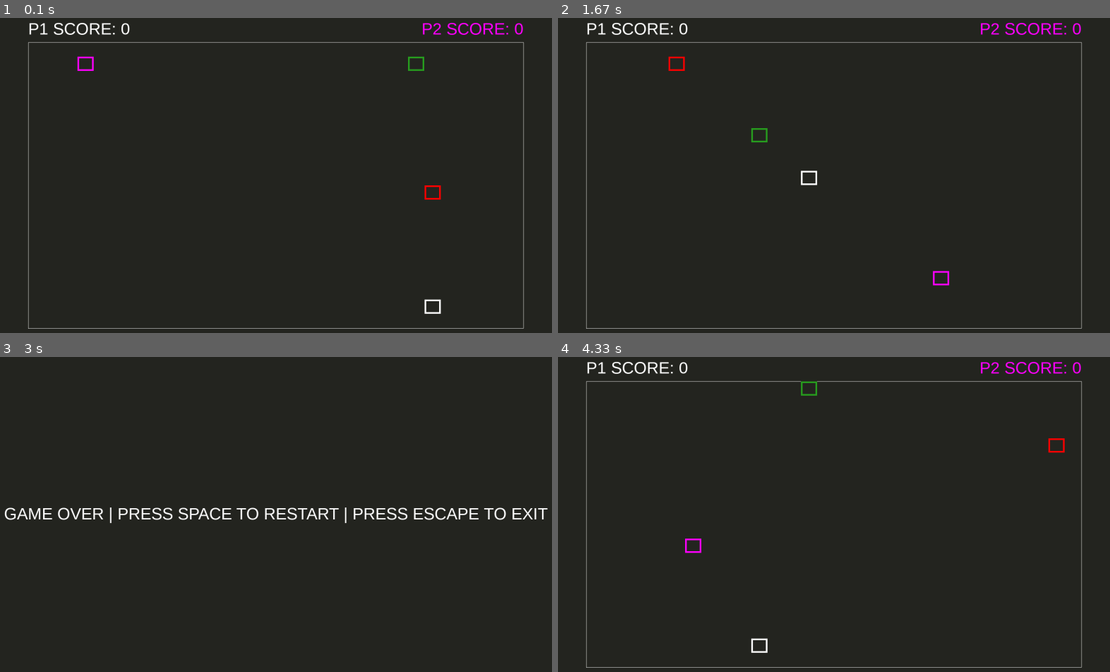
Above: before the commit, frames 1-4 (two rows, left to right).
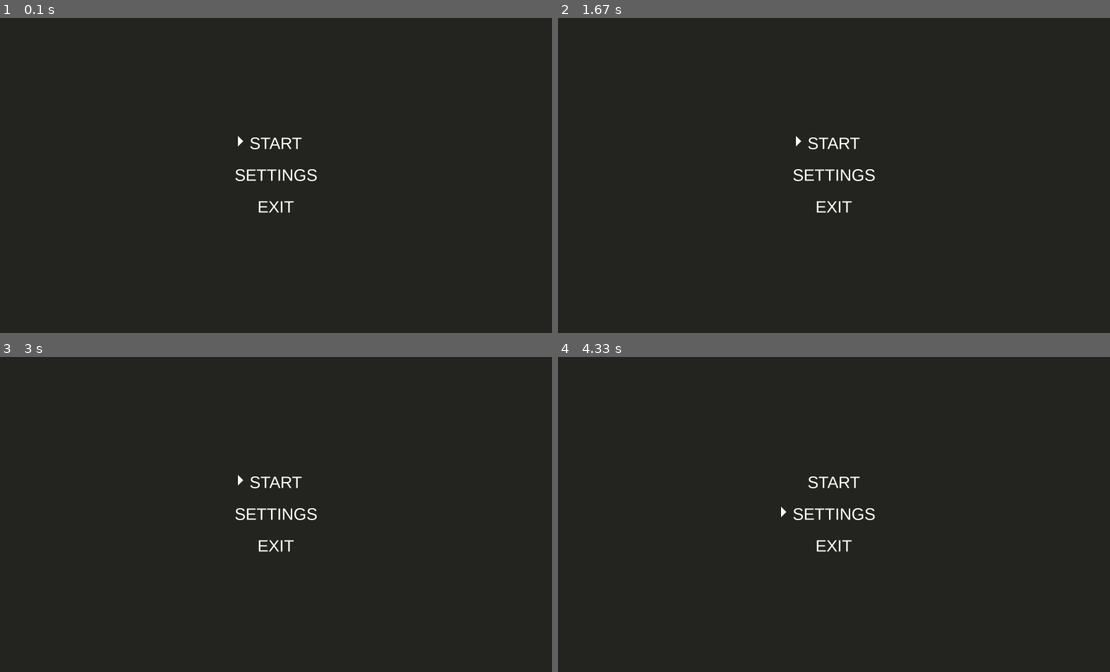
Above: after the commit, the same moments.

Repository: jorenchik/snake-pygame
Game: pygame game, started from index.py
Same seed, same stepped clock (60 frames per second), same inputs: the game is played once before the commit and once after it.
Inputs:
- Up to frame 1 (0.1 s): no input
- Up to frame 2 (1.67 s): tap Enter at 0.33 s; tap W at 0.67 s; tap Space at 1, 1.4 s; hold W from 1.33 s (still down)
- Up to frame 3 (3 s): tap Space at 1.7, 1.9, 2.23, 2.63 s; release W at 1.8 s; hold Down 1.83-2.13 s; hold S 1.83-2.13 s; hold Up 2.17-2.53 s; hold W 2.17-2.53 s; hold Down 2.57-2.93 s; hold S 2.57-2.93 s; hold Up from 2.97 s (still down); hold W from 2.97 s (still down)
- Up to frame 4 (4.33 s): tap Space at 3.03, 3.37, 3.7, 4.1 s; release Up at 3.27 s; release W at 3.27 s; hold Down 3.3-3.6 s; hold S 3.3-3.6 s; hold Up 3.63-4 s; hold W 3.63-4 s; hold Down from 4.03 s (still down); hold S from 4.03 s (still down)

The runs differ from the first frame. In frame 1, 2.0% of the frame differs, in the area x 5-95%, y 1-99%; in frame 2, 2.0%; in frame 3, 1.8%; in frame 4, 2.0%.

Commit message:
Menu implementation

Diff:
--- a/game.py
+++ b/game.py
@@ -84,6 +84,7 @@
         # Main fields
         self.gameOverFont = pg.font.SysFont(font, gameOverFontSize)
         self.scoreFont = pg.font.SysFont(font, scoreFontSize)
+        self.scoreFont = pg.font.SysFont(font, menuFontSize)
         pg.font.init()
         self.gameIcon = pg.image.load(icon)
         self.screen = pg.display.set_mode(resolution, pg.FULLSCREEN if fullscreen else 0)
@@ -115,6 +116,8 @@
         self.score1Pos = (self.SCREEN_WIDTH*self.sidePadding,(self.SCREEN_HEIGHT*(self.topPadding)+self.SCREEN_HEIGHT*playfieldYOffset)/2)
         self.score2Pos = (self.SCREEN_WIDTH-self.SCREEN_WIDTH*self.sidePadding,(self.SCREEN_HEIGHT*(self.topPadding)+self.SCREEN_HEIGHT*playfieldYOffset)/2)
         self.player1Score, self.player2Score = 0, 0
+        # Menu state
+        self.menuPointingTo = 0
     def setBackground(self):
         if type(self.background).__name__ == 'tuple': self.screen.fill(self.background)
         if type(self.background).__name__ == 'PosixPath': self.screen.blit(pg.transform.scale(pg.image.load(background), (self.SCREEN_WIDTH,self.SCREEN_HEIGHT)),(0,0))
@@ -134,6 +137,11 @@
             if event.type == pg.KEYDOWN:
                 if event.key == key:
                     return True
+        return False
+    def isAnyKey(self):
+        for event in self.events:
+            if event.type == pg.KEYDOWN:
+                return True
         return False
     def onUpdate(self):
         # Deltatime
@@ -197,6 +205,22 @@
         for part in game.snakeParts:
             part.velocity = pg.Vector2(snakeBaseVelocity)
             part.getMovementPeriod()
+    def createMenuItem(self, text, color=menuFontColor):
+        return game.gameOverFont.render(text, True, color)
+    def showMenuItems(self, items):
+        heights, margins = 0, 0
+        for i,it in enumerate(items):
+            heights += it.get_height()
+            if i != 0: margins += 1
+        height = heights + margins*menuItemMargin
+        topMargin = (game.SCREEN_HEIGHT-height)/2
+        for i,it in enumerate(items):
+            offset = (menuItemMargin * i) + (it.get_height()*i) if i != 0 else 0
+            if game.menuPointingTo == i:
+                pointerCoords = (game.SCREEN_WIDTH/2-it.get_width()/2-pointerSize[0]- pointerLeftMargin, topMargin+offset+pointerSize[1]/4)
+                pg.draw.polygon(self.screen,menuFontColor,[(pointerCoords[0],pointerCoords[1]), (pointerCoords[0]+pointerSize[0]*pointerSizeMult,pointerCoords[1]+pointerSize[0]*pointerSizeMult), (pointerCoords[0],pointerCoords[1]+pointerSize[1]*pointerSizeMult)])
+            self.screen.blit(it, (game.SCREEN_WIDTH/2-it.get_width()/2, topMargin+offset))
+        return self
 
 # Game initialization
 playfieldWidth = res[0] * playfieldSize[0]
--- a/index.py
+++ b/index.py
@@ -164,10 +164,32 @@
 def gameOver():
     while True:
         game.onUpdate().setBackground()
-        text = game.gameOverFont.render('GAME OVER | PRESS SPACE TO RESTART | PRESS ESCAPE TO EXIT', True, white)
+        text = game.gameOverFont.render('GAME OVER | PRESS ANY KEY TO RETURN TO MAIN MENU', True, white)
         game.screen.blit(text, (game.SCREEN_WIDTH/2-text.get_width()/2, game.SCREEN_HEIGHT/2-text.get_height()/2))
         if game.isQuit(): quit()
-        if game.isKey(pg.K_SPACE): break
+        if game.isAnyKey(): break
         game.update()
+
+def gameMenu():
+    while True:
+        game.onUpdate().setBackground()
+        menuItems = []
+        startBtn = game.createMenuItem('START')
+        settingsBtn = game.createMenuItem('SETTINGS')
+        exitBtn = game.createMenuItem('EXIT')
+        menuItems.extend([startBtn, settingsBtn, exitBtn])
+        game.showMenuItems(menuItems)
+        if game.isKey(pg.K_UP):
+            if game.menuPointingTo == 0: game.menuPointingTo = len(menuItems)-1
+            else: game.menuPointingTo -= 1
+        if game.isKey(pg.K_DOWN):
+            if game.menuPointingTo == len(menuItems)-1: game.menuPointingTo = 0
+            else: game.menuPointingTo += 1
+        if game.isKey(pg.K_RETURN) and game.menuPointingTo == menuItems.index(startBtn): break
+        if game.isKey(pg.K_RETURN) and game.menuPointingTo == menuItems.index(exitBtn): exit()
+        game.update()
+
 # Starting the game's main loop
-while True: main()
+while True:
+    gameMenu()
+    main()
--- a/settings.py
+++ b/settings.py
@@ -46,3 +46,11 @@
     # percentages
 playfieldSize = (.78,.8)
 playfieldYOffset = (.03)
+
+# Menu
+menuFontSize = 15
+menuFontColor = white
+menuItemMargin = 40
+pointerSizeMult = 1
+pointerSize = (15,30)
+pointerLeftMargin = 20
